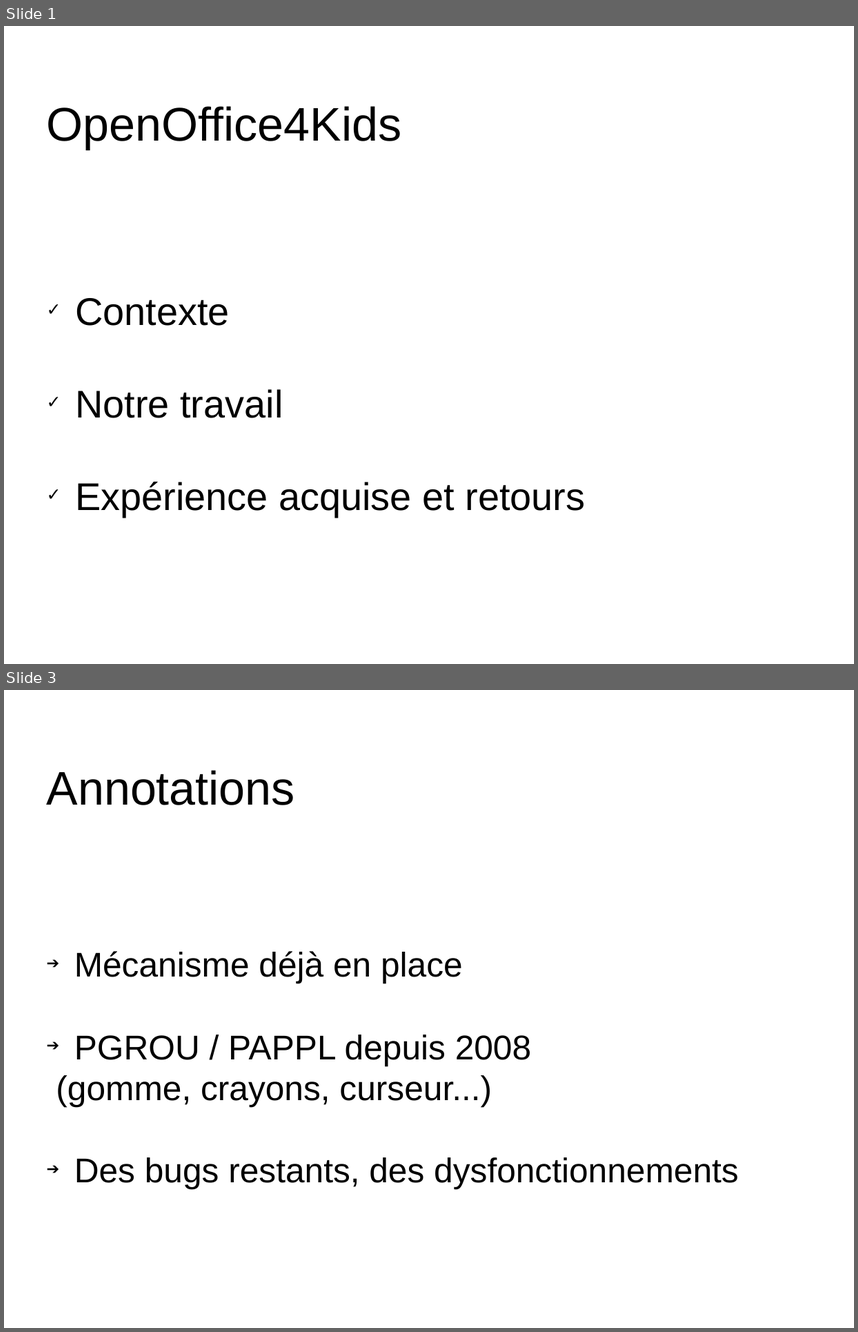
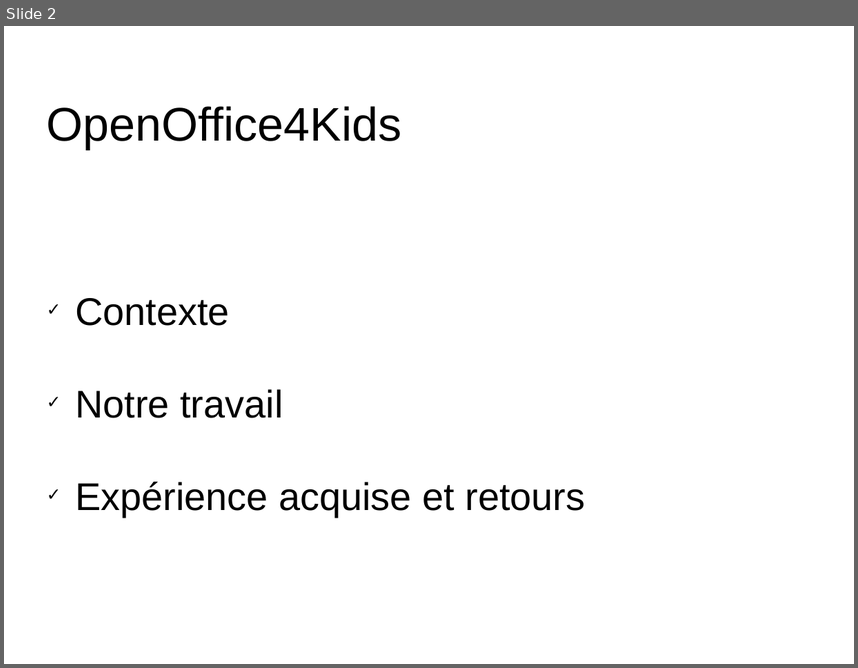
Before and after one commit to divarvel/PAPPL-OOo4Kids-Documents, a slide deck: SOUTENANCE/OOo4Kids.odp. Shown one above the other, each under a label of ours: slides 1 and 3 before the commit, slide 2 after it; the slides between them are not shown. The pictures are 858x1332 and 858x668 pixels, drawn with LibreOffice and Linux fonts; fonts in the diff are those of the drawing; background and template pictures are left out. Boxes give left, top, right and bottom in pixels: in the first picture for what was removed or moved away, otherwise in the second. Text is boxed around its words. In the diff, an @@ line names an element or a change of style, - is before the commit and + after.

```diff
--- a/SOUTENANCE/OOo4Kids.odp
+++ b/SOUTENANCE/OOo4Kids.odp
@@ slide 3 removed at (4,690,854,1328), background picture (left out) @@
@@ title removed at (47,770,295,805) @@
-Annotations
@@ subtitle removed at (56,951,739,1189) @@
-➔ Mécanisme déjà en place
-➔ PGROU / PAPPL depuis 2008
-(gomme, crayons, curseur...)
-➔ Des bugs restants, des dysfonctionnements
@@ what was slide 1 is now slide 2 @@
```
Also in this commit, not shown: 1 slide changed, 11 slides added, 6 other slides removed.
